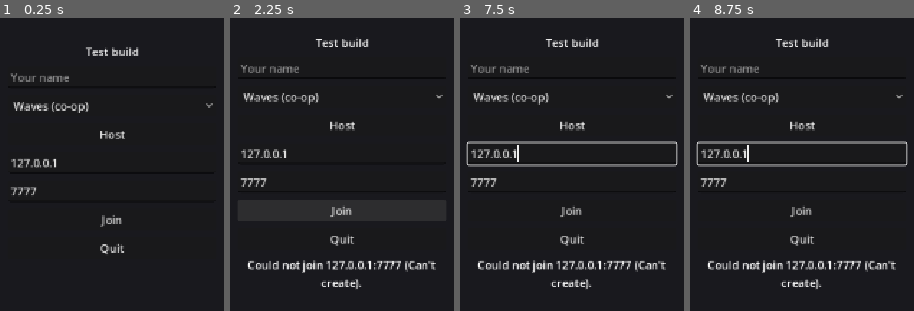
Above: before the commit, frames 1-4 (left to right).
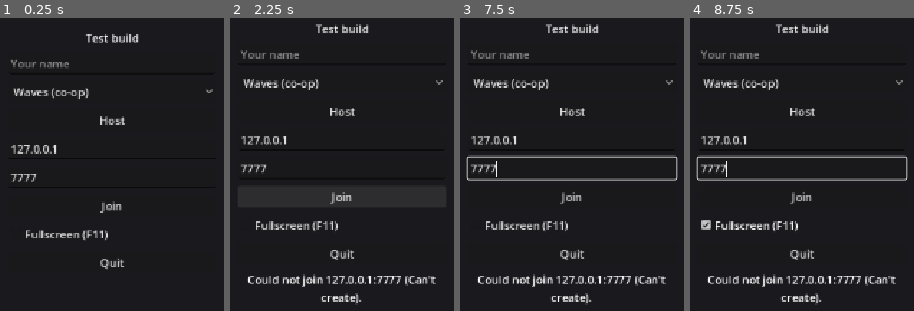
Above: after the commit, the same moments.

Repository: alecvs3/gunmo
Game: Godot game, scene res://main.tscn
The game is run twice, just before and just after one commit, with the same random seed, the same clock (stepped at 60 frames per second) and the same inputs.
Inputs (mouse positions are in pixels of both pictures, inside the frame that each line leads up to):
- Up to frame 1 (0.25 s): no input
- Up to frame 2 (2.25 s): click "Waves (co-op)" at 0.5 s; click "Host" at 1.25 s; click "Join" at 2 s
- Up to frame 3 (7.5 s): move the mouse to (outside the picture) at 2.77 s; hold D (move_right) 2.78-3.5 s; hold F (ready) 2.78-3.5 s; click (outside the picture) at 2.92 s; tap B (shop) at 3.02, 6.02 s; drag from (outside the picture) to (531, 252) at 3.52 s; move the mouse to (652, 64) at 4.27 s; hold D (move_right) 4.28-5 s; hold F (ready) 4.28-5 s; drag from (531, 252) to (outside the picture) at 5.02 s; move the mouse to (outside the picture) at 5.77 s; hold A (move_left) 5.78-6.5 s; hold Shift 5.78-6.5 s; tap F (ready) at 6.05 s; tap R (reload) at 6.4 s; drag from (outside the picture) to (outside the picture) at 6.52 s; move the mouse to (612, 161) at 7.27 s; hold S (move_down) from 7.28 s (still down); hold F (ready) from 7.28 s (still down); tap Ctrl at 7.35 s; click (612, 161) at 7.42 s
- Up to frame 4 (8.75 s): tap F11 (toggle_fullscreen, bound only after the commit) at 7.9 s; release S (move_down) at 8 s; release F (ready) at 8 s; drag from (outside the picture) to (outside the picture) at 8.02 s

The runs differ from the first frame. In frame 1, 5.9% of the frame differs, in the area x 4-96%, y 5-87%; in frame 2, 9.8%; in frame 3, 13%; in frame 4, 13%, in the area x 2-98%, y 2-98%.

Commit message:
Fullscreen toggle: F11 / Alt+Enter, menu checkbox, remembered (#65)
- GameSettings.fullscreen: saved in user://settings.cfg next to the name and
  applied on start. Borderless fullscreen.
- New input action toggle_fullscreen (F11, Alt+Enter), handled in _input so
  Alt+Enter doesn't also press a focused button.
- "Fullscreen (F11)" checkbox (ui/fullscreen_check.gd) in the main menu and
  the Esc menu; both follow the keys and each other.
- Tests: tests/autoloads/test_game_settings.gd (uses a test settings file).

Co-Authored-By: Claude Opus 5.5 <noreply@anthropic.com>

Diff:
--- a/autoloads/game_settings.gd
+++ b/autoloads/game_settings.gd
@@ -1,11 +1,14 @@
 extends Node
-## Player-facing settings (audio, controls, display). For now: the player's name (saved in
-## user://settings.cfg) and a report of the display setup.
+## Player-facing settings (audio, controls, display). For now: the player's name and fullscreen
+## (both saved in user://settings.cfg) and a report of the display setup.
+## Fullscreen is borderless (covers the screen, quick Alt+Tab); F11 or Alt+Enter toggles it.
 ## The defaults live in project.godot: adaptive V-Sync (no tearing while the game keeps up,
 ## never waits when it falls behind), the shortest swapchain for the least input delay, and
 ## no frame cap, so the game draws at whatever rate the monitor refreshes.
 ## On laptops Godot asks the driver for the high-performance GPU; if a machine still lands
 ## on an integrated GPU, this logs a warning saying how to fix it.
+
+signal fullscreen_changed(on: bool)
 
 const VSYNC_NAMES: Dictionary = {
 	DisplayServer.VSYNC_DISABLED: "off",
@@ -18,12 +21,17 @@
 
 ## Shown above your player and on the scoreboard ("" = "Player <id>").
 var player_name: String = ""
+## The game fills the screen instead of a window.
+var fullscreen: bool = false
+## Where the settings are saved (tests point it at a file of their own).
+var settings_path: String = SETTINGS_PATH
 
 
 func _ready() -> void:
 	_load()
 	if DisplayServer.get_name() == "headless":
 		return
+	_apply_window_mode()
 	print("[display] %s" % display_summary())
 	if RenderingServer.get_video_adapter_type() == RenderingDevice.DEVICE_TYPE_INTEGRATED_GPU:
 		push_warning(
@@ -52,19 +60,51 @@
 	)
 
 
+## Before the GUI, so Alt+Enter doesn't also press a focused button.
+func _input(event: InputEvent) -> void:
+	if event.is_action_pressed("toggle_fullscreen"):
+		set_fullscreen(not fullscreen)
+		get_viewport().set_input_as_handled()
+
+
 ## Cleans and saves the name (it is also what the next session sends to the host).
 func set_player_name(new_name: String) -> void:
 	var cleaned: String = Handshake.clean_name(new_name)
 	if cleaned == player_name:
 		return
 	player_name = cleaned
+	_save_value("player", "name", player_name)
+
+
+## Switches between fullscreen and a window, and saves the choice.
+func set_fullscreen(on: bool) -> void:
+	if on == fullscreen:
+		return
+	fullscreen = on
+	_save_value("display", "fullscreen", fullscreen)
+	_apply_window_mode()
+	fullscreen_changed.emit(fullscreen)
+
+
+static func window_mode_for(on: bool) -> DisplayServer.WindowMode:
+	return DisplayServer.WINDOW_MODE_FULLSCREEN if on else DisplayServer.WINDOW_MODE_WINDOWED
+
+
+func _apply_window_mode() -> void:
+	if DisplayServer.get_name() == "headless":
+		return
+	DisplayServer.window_set_mode(window_mode_for(fullscreen))
+
+
+func _save_value(section: String, key: String, value: Variant) -> void:
 	var file := ConfigFile.new()
-	file.load(SETTINGS_PATH)
-	file.set_value("player", "name", player_name)
-	file.save(SETTINGS_PATH)
+	file.load(settings_path)
+	file.set_value(section, key, value)
+	file.save(settings_path)
 
 
 func _load() -> void:
 	var file := ConfigFile.new()
-	if file.load(SETTINGS_PATH) == OK:
+	if file.load(settings_path) == OK:
 		player_name = Handshake.clean_name(file.get_value("player", "name", ""))
+		fullscreen = file.get_value("display", "fullscreen", false) == true
--- a/project.godot
+++ b/project.godot
@@ -84,6 +84,12 @@
 "events": [Object(InputEventKey,"resource_local_to_scene":false,"resource_name":"","device":-1,"window_id":0,"alt_press …(195 unchanged characters)…
 ]
 }
+toggle_fullscreen={
+"deadzone": 0.2,
+"events": [Object(InputEventKey,"resource_local_to_scene":false,"resource_name":"","device":-1,"window_id":0,"alt_pressed":false,"shift_pressed":false,"ctrl_pressed":false,"meta_pressed":false,"pressed":false,"keycode":0,"physical_keycode":4194342,"key_label":0,"unicode":0,"location":0,"echo":false,"script":null)
+, Object(InputEventKey,"resource_local_to_scene":false,"resource_name":"","device":-1,"window_id":0,"alt_pressed":true,"shift_pressed":false,"ctrl_pressed":false,"meta_pressed":false,"pressed":false,"keycode":0,"physical_keycode":4194309,"key_label":0,"unicode":0,"location":0,"echo":false,"script":null)
+]
+}
 
 [input_devices]
 
--- /dev/null
+++ b/tests/autoloads/test_game_settings.gd
@@ -0,0 +1,78 @@
+extends GutTest
+
+const GameSettingsScript: GDScript = preload("res://autoloads/game_settings.gd")
+## Never the real user://settings.cfg.
+const TEST_PATH: String = "user://test_game_settings.cfg"
+
+var _real_path: String = ""
+var _real_fullscreen: bool = false
+
+
+func before_each() -> void:
+	_remove_test_file()
+	_real_path = GameSettings.settings_path
+	_real_fullscreen = GameSettings.fullscreen
+	GameSettings.settings_path = TEST_PATH
+
+
+func after_each() -> void:
+	GameSettings.fullscreen = _real_fullscreen
+	GameSettings.settings_path = _real_path
+	_remove_test_file()
+
+
+func _remove_test_file() -> void:
+	if FileAccess.file_exists(TEST_PATH):
+		DirAccess.remove_absolute(ProjectSettings.globalize_path(TEST_PATH))
+
+
+## A fresh settings node that loads from the test file, as the game would on start.
+func _fresh_settings() -> Node:
+	var settings: Node = GameSettingsScript.new()
+	settings.settings_path = TEST_PATH
+	add_child_autofree(settings)
+	return settings
+
+
+func test_window_mode_for() -> void:
+	assert_eq(GameSettingsScript.window_mode_for(true), DisplayServer.WINDOW_MODE_FULLSCREEN)
+	assert_eq(GameSettingsScript.window_mode_for(false), DisplayServer.WINDOW_MODE_WINDOWED)
+
+
+func test_starts_windowed_without_a_saved_choice() -> void:
+	assert_false(_fresh_settings().fullscreen)
+
+
+func test_fullscreen_is_remembered() -> void:
+	_fresh_settings().set_fullscreen(true)
+	assert_true(_fresh_settings().fullscreen, "loaded on the next start")
+
+
+func test_name_and_fullscreen_do_not_overwrite_each_other() -> void:
+	var settings: Node = _fresh_settings()
+	settings.set_player_name("Yusuf")
+	settings.set_fullscreen(true)
+	settings.set_player_name("Alex")
+	var reloaded: Node = _fresh_settings()
+	assert_eq(reloaded.player_name, "Alex")
+	assert_true(reloaded.fullscreen)
+
+
+func test_change_is_announced_once() -> void:
+	var settings: Node = _fresh_settings()
+	watch_signals(settings)
+	settings.set_fullscreen(true)
+	settings.set_fullscreen(true)
+	assert_signal_emit_count(settings, "fullscreen_changed", 1)
+	assert_signal_emitted_with_parameters(settings, "fullscreen_changed", [true])
+
+
+func test_checkbox_follows_and_changes_the_setting() -> void:
+	GameSettings.set_fullscreen(false)
+	var check := FullscreenCheck.new()
+	add_child_autofree(check)
+	assert_false(check.button_pressed)
+	GameSettings.set_fullscreen(true)
+	assert_true(check.button_pressed, "follows F11 / the other menu")
+	check.button_pressed = false
+	assert_false(GameSettings.fullscreen, "clicking it changes the setting")
--- /dev/null
+++ b/ui/fullscreen_check.gd
@@ -0,0 +1,10 @@
+class_name FullscreenCheck
+extends CheckBox
+## "Fullscreen" checkbox: shows GameSettings.fullscreen and changes it. Stays in step when
+## F11 / Alt+Enter or another menu's checkbox changes the setting.
+
+
+func _ready() -> void:
+	set_pressed_no_signal(GameSettings.fullscreen)
+	toggled.connect(GameSettings.set_fullscreen)
+	GameSettings.fullscreen_changed.connect(set_pressed_no_signal)
--- a/ui/game_menu.tscn
+++ b/ui/game_menu.tscn
@@ -1,6 +1,7 @@
-[gd_scene load_steps=2 format=3]
+[gd_scene load_steps=3 format=3]
 
 [ext_resource type="Script" path="res://ui/game_menu.gd" id="1_gamemenu"]
+[ext_resource type="Script" path="res://ui/fullscreen_check.gd" id="2_fullscreen"]
 
 [node name="GameMenu" type="Control"]
 layout_mode = 3
@@ -44,6 +45,11 @@
 layout_mode = 2
 text = "Resume"
 
+[node name="FullscreenCheck" type="CheckBox" parent="Center/Box"]
+layout_mode = 2
+text = "Fullscreen (F11)"
+script = ExtResource("2_fullscreen")
+
 [node name="LeaveButton" type="Button" parent="Center/Box"]
 unique_name_in_owner = true
 layout_mode = 2
--- a/ui/main_menu.tscn
+++ b/ui/main_menu.tscn
@@ -1,6 +1,7 @@
-[gd_scene load_steps=2 format=3]
+[gd_scene load_steps=3 format=3]
 
 [ext_resource type="Script" path="res://ui/main_menu.gd" id="1_menu"]
+[ext_resource type="Script" path="res://ui/fullscreen_check.gd" id="2_fullscreen"]
 
 [node name="MainMenu" type="Control"]
 layout_mode = 3
@@ -91,6 +92,11 @@
 layout_mode = 2
 text = "Cancel"
 
+[node name="FullscreenCheck" type="CheckBox" parent="Center/Box"]
+layout_mode = 2
+text = "Fullscreen (F11)"
+script = ExtResource("2_fullscreen")
+
 [node name="QuitButton" type="Button" parent="Center/Box"]
 unique_name_in_owner = true
 layout_mode = 2
Not shown, added: tests/autoloads/test_game_settings.gd.uid
Not shown, added: ui/fullscreen_check.gd.uid
Not shown, changed: docs/PROGRESS.md
